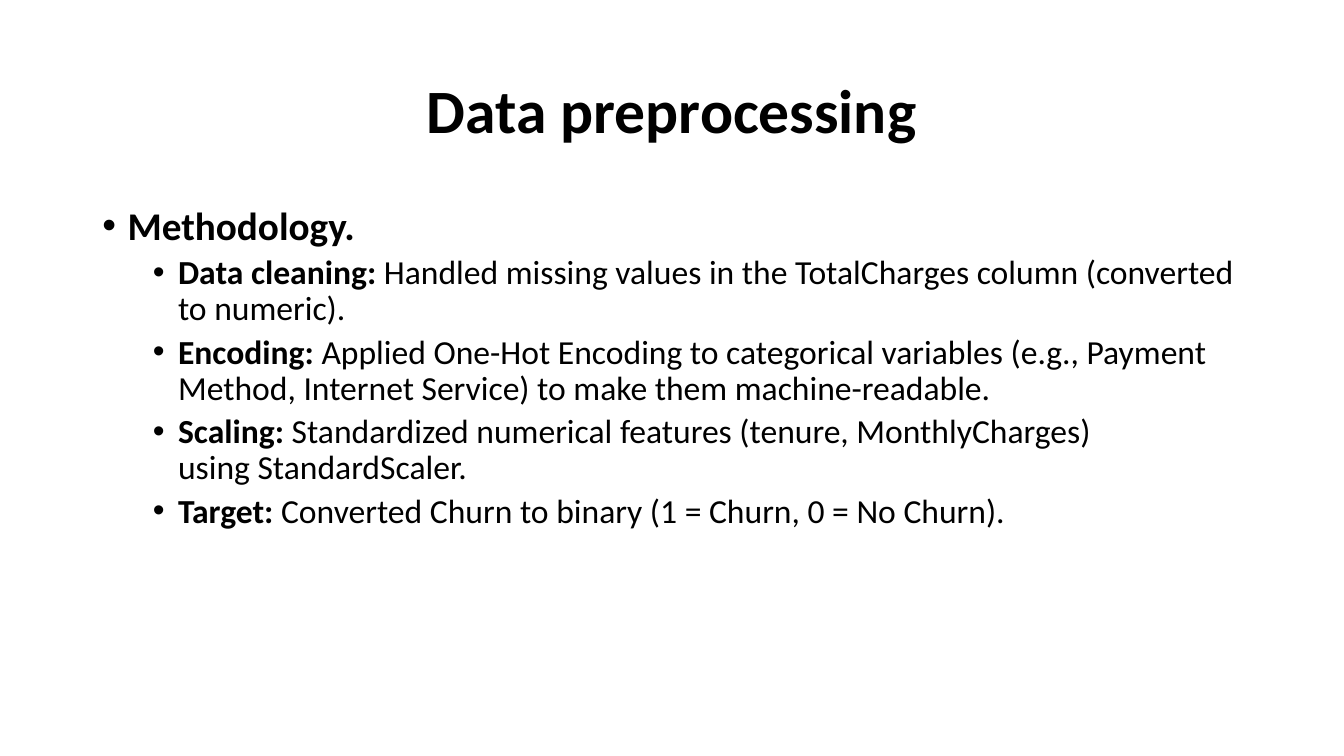
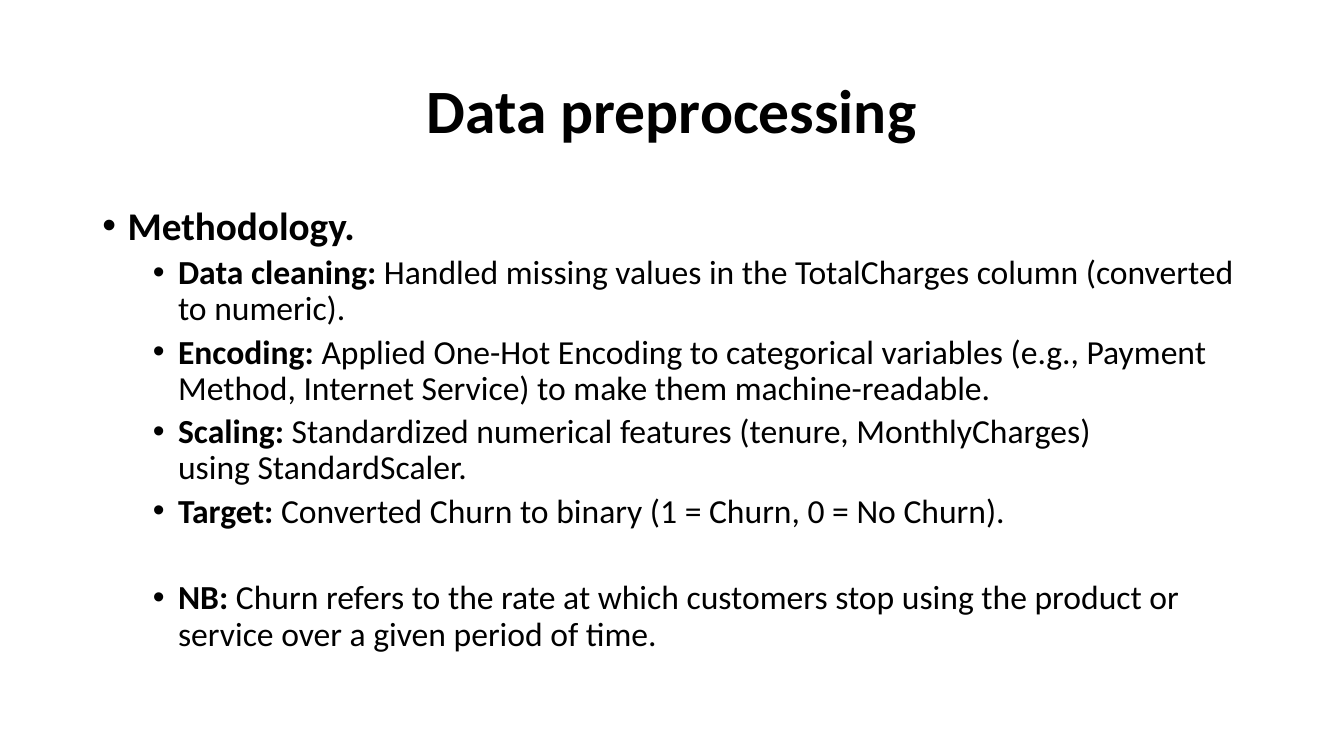
Before and after one commit to johnsteven9988776655/East_african_telecom_customer_churn, a slide deck: slide 3 of TELECOM CUSTOMER CHURN PREDICTION ANALYSIS.pptx. Drawn at 1344x756 pixels with LibreOffice and Linux fonts; fonts in the diff are those of the drawing. Boxes give left, top, right and bottom in pixels: in the first picture for what was removed or moved away, otherwise in the second. Text is boxed around its words. In the diff, an @@ line names an element or a change of style, - is before the commit and + after.

```diff
--- a/TELECOM CUSTOMER CHURN PREDICTION ANALYSIS.pptx
+++ b/TELECOM CUSTOMER CHURN PREDICTION ANALYSIS.pptx
@@ text at box(178, 585, 1178, 652): paragraph added @@
+  • NB: Churn refers to the rate at which customers stop using the product or service over a given period of time.
```
Also in this commit, not shown: 3 other slides changed.
